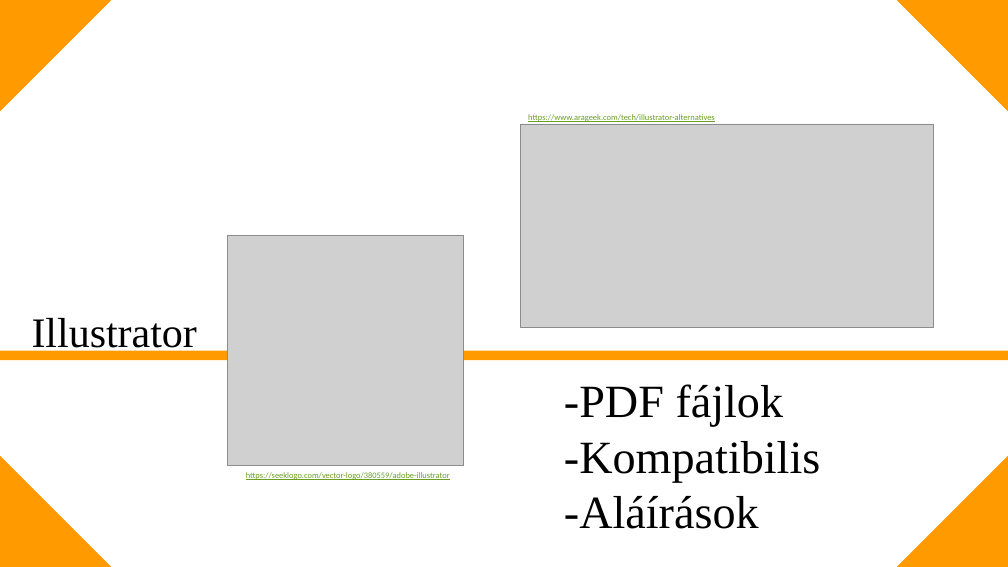
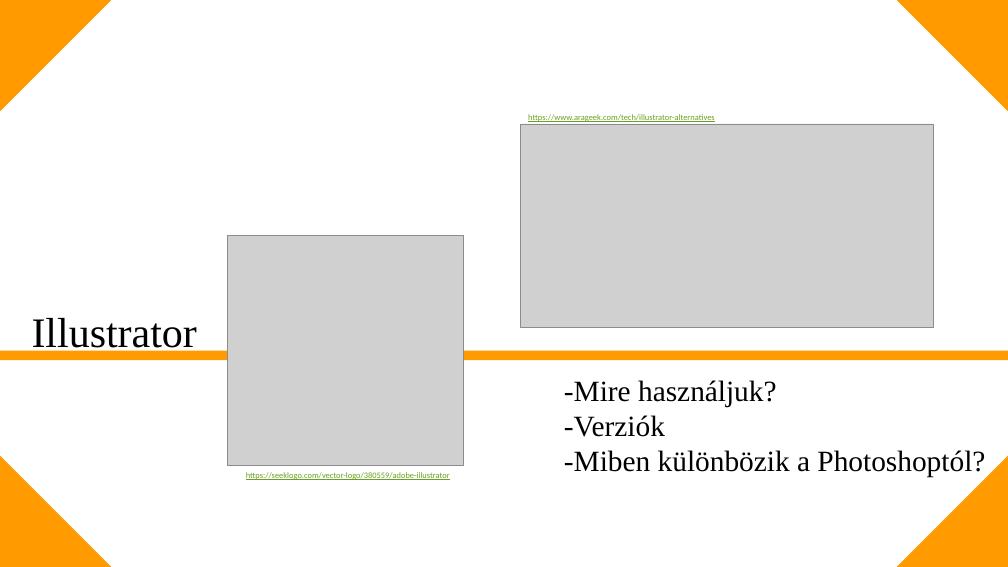
Before and after one commit to tarrgabor/paprika, a slide deck: slide 6 of beadandóTG.pptx. Drawn at 1008x567 pixels with LibreOffice and Linux fonts; fonts in the diff are those of the drawing; grey boxes stand for pictures. Boxes give left, top, right and bottom in pixels: in the first picture for what was removed or moved away, otherwise in the second. Text is boxed around its words. In the diff, an @@ line names an element or a change of style, - is before the commit and + after.

```diff
--- a/beadandóTG.pptx
+++ b/beadandóTG.pptx
@@ text at (x1=564, y1=380, x2=985, y2=477): text changed; size 44 to 28 pt @@
--PDF fájlok
--Kompatibilis
--Aláírások
+-Mire használjuk?
+-Verziók
+-Miben különbözik a Photoshoptól?
```
Also in this commit, not shown: 7 other slides changed.
